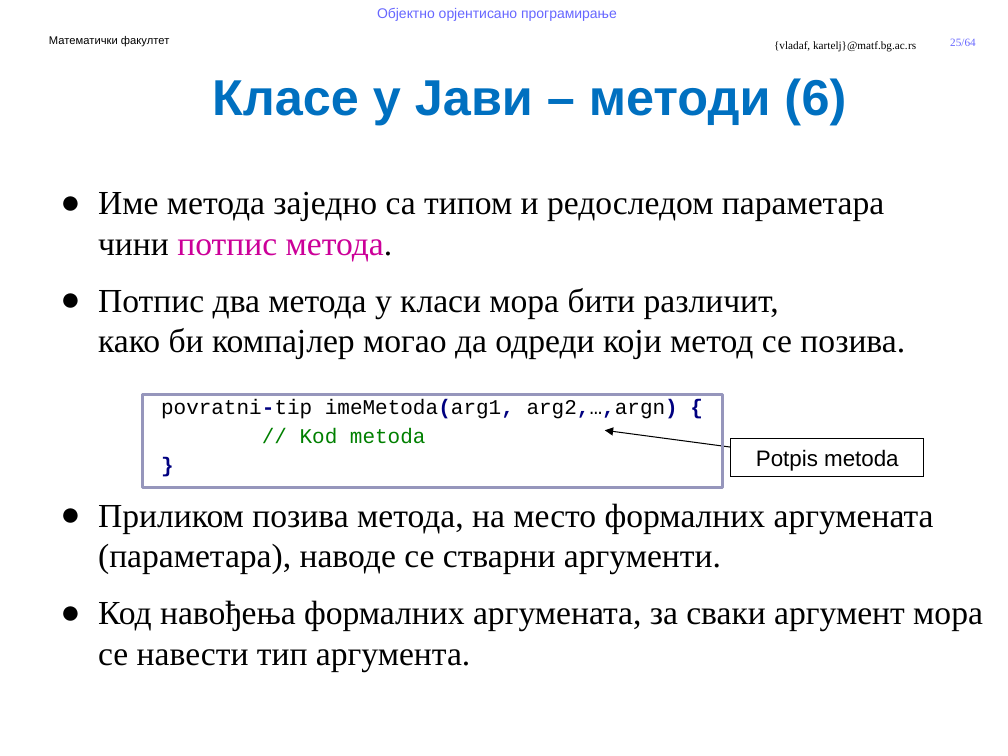
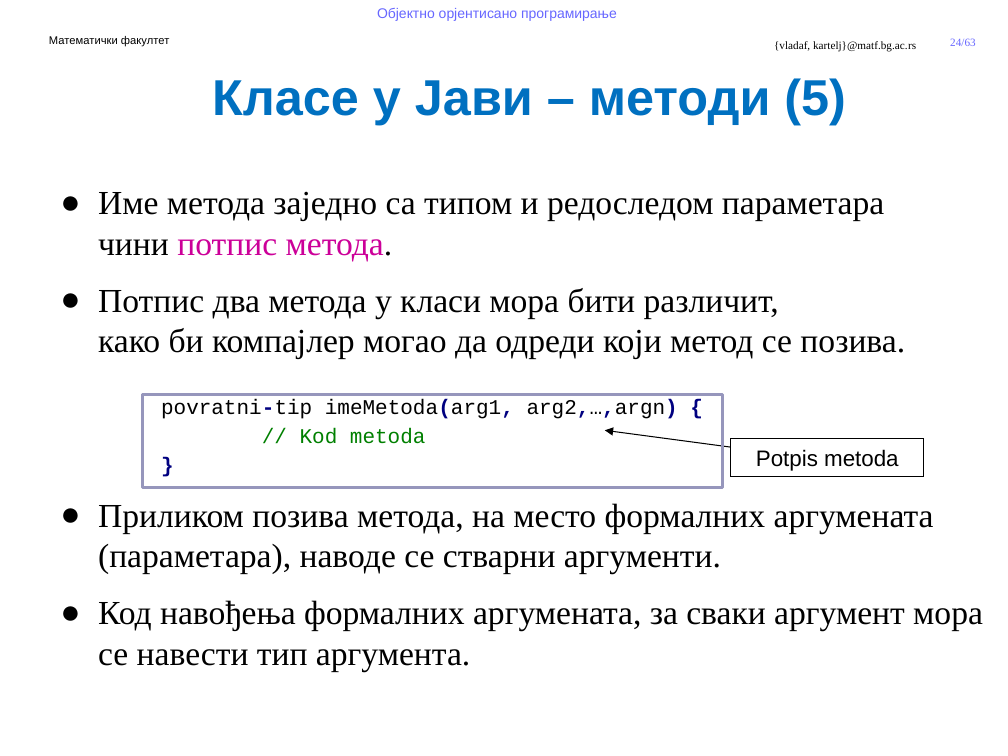
Before and after one commit to MatfOOP/OOP, a slide deck: slide 24 of predavanja/prezentacije/OOP9-Klase i objekti u Javi.pptx (slide 25 before the commit). Drawn at 1008x756 pixels with LibreOffice and Linux fonts; fonts in the diff are those of the drawing; background and template pictures are left out. Boxes give left, top, right and bottom in pixels: in the first picture for what was removed or moved away, otherwise in the second. Text is boxed around its words. In the diff, an @@ line names an element or a change of style, - is before the commit and + after.

```diff
--- a/predavanja/prezentacije/OOP9-Klase i objekti u Javi.pptx
+++ b/predavanja/prezentacije/OOP9-Klase i objekti u Javi.pptx
@@ page number at box(950, 38, 976, 46): text changed @@
-25/64
+24/63
@@ text at box(212, 78, 846, 125): text changed @@
-Класе у Јави – методи (6)
+Класе у Јави – методи (5)
```
Also in this commit, not shown: 1 other slide changed, 1 slide removed, 5 other files.
